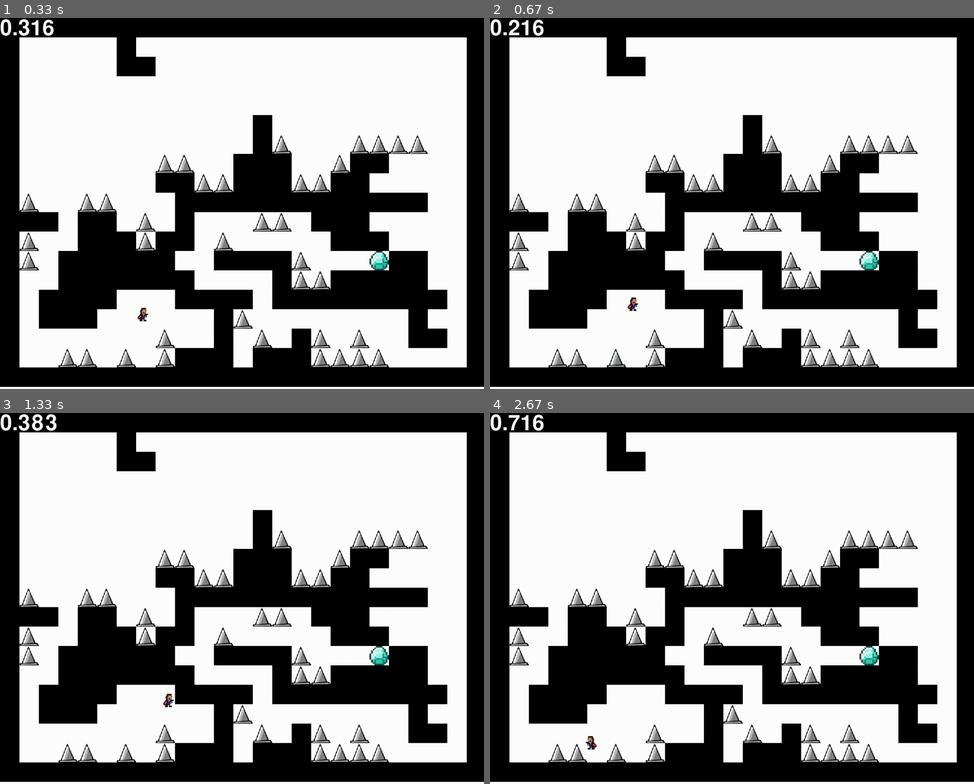
Above: before the commit, frames 1-4 (two rows, left to right).
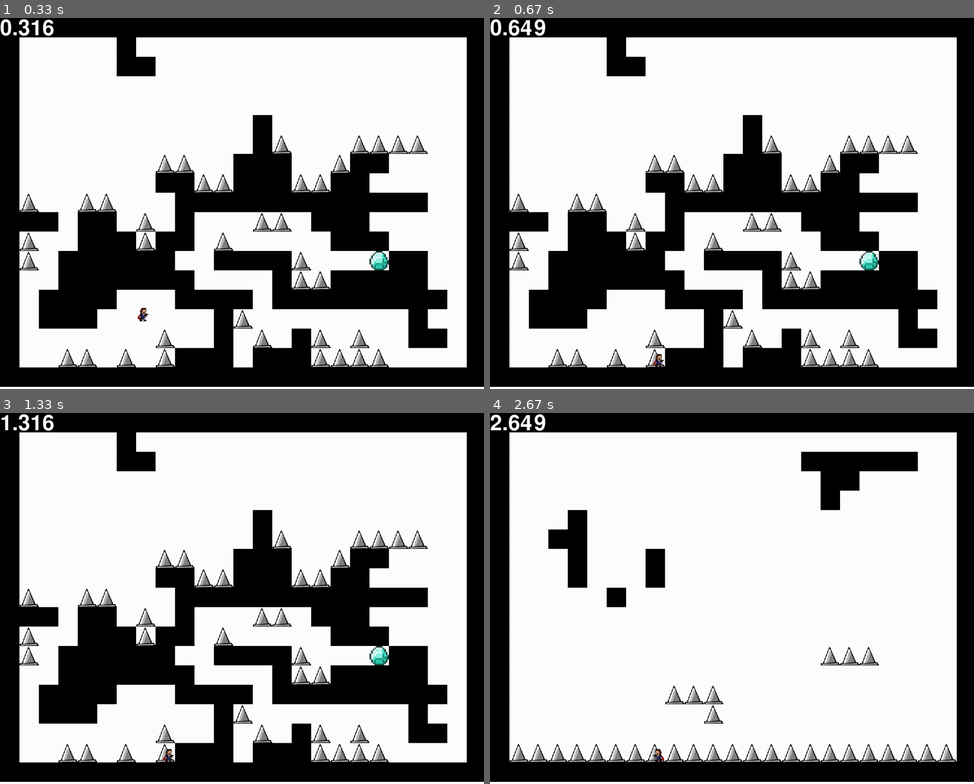
Above: after the commit, the same moments.

Repository: rhit-catapult/pygameproject-dimensionhopper
Game: pygame game, started from project.py
Same seed, same stepped clock (60 frames per second), same inputs: the game is played once before the commit and once after it.
Inputs:
- Up to frame 1 (0.33 s): no input
- Up to frame 2 (0.67 s): hold P from 0.33 s (still down); hold D from 0.33 s (still down)
- Up to frame 3 (1.33 s): release P at 0.8 s; release D at 0.8 s; hold D 0.83-1.3 s; tap . at 0.98 s
- Up to frame 4 (2.67 s): hold W 1.33-1.8 s; tap / at 1.48 s; hold D 1.83-2.3 s; tap , at 1.98 s; hold A from 2.33 s (still down); tap . at 2.48 s

Frame 1 is identical in both runs. In frame 2, 0.3% of the frame differs, in the area x 3-36%, y 0-95%; in frame 3, 0.3%; in frame 4, 29%, in the area x 0-97%, y 0-95%.

Commit message:
arthur commit added map 2

Diff:
--- a/project.py
+++ b/project.py
@@ -360,7 +360,7 @@
                 pygame.quit()
                 sys.exit()
             if event.type == pygame.KEYDOWN:
-                if event.key == pygame.K_q:
+                if event.key == pygame.K_p:
                     dev_mode = not dev_mode
                 if event.key == pygame.K_ESCAPE:
                     running = False
